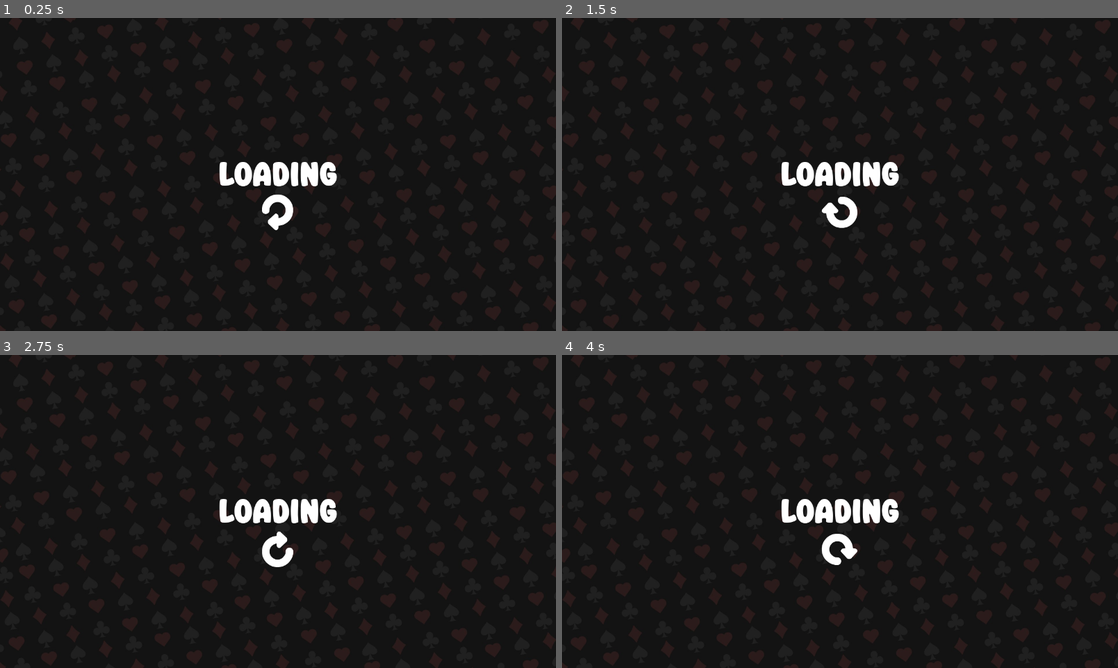
Above: before the commit, frames 1-4 (two rows, left to right).
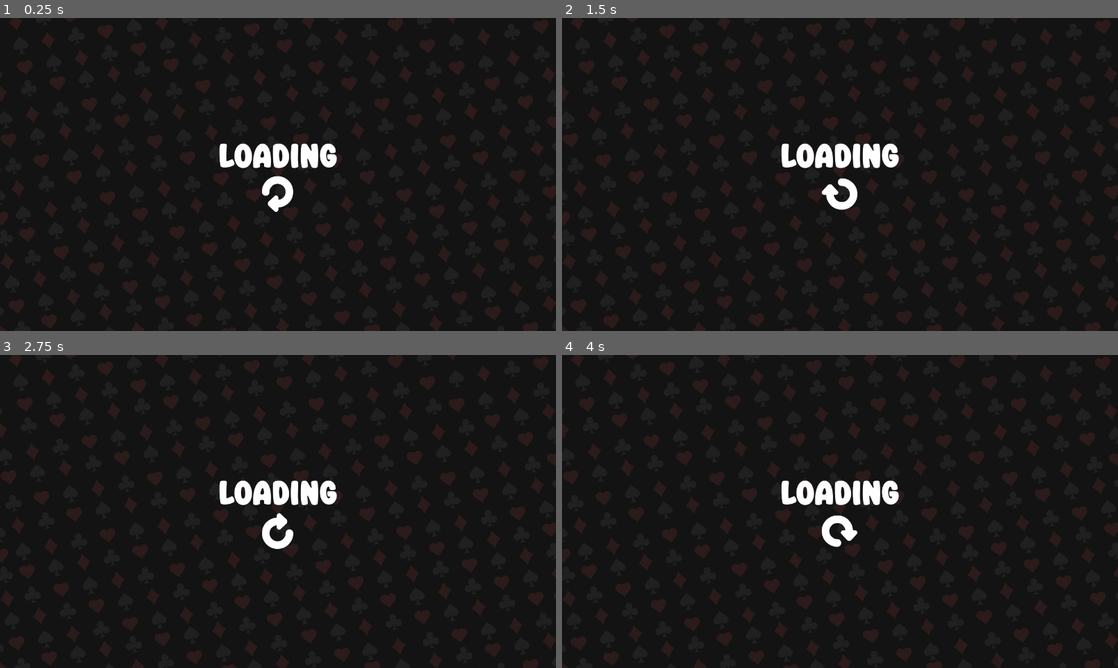
Above: after the commit, the same moments.

Repository: 0xEvsky/marboota-hearts-gm
Game: Godot game, scene res://game.tscn
The game is run twice, just before and just after one commit, with the same random seed, the same clock (stepped at 60 frames per second) and the same inputs.
Inputs:
- Up to frame 1 (0.25 s): no input
- Up to frame 2 (1.5 s): no input
- Up to frame 3 (2.75 s): no input
- Up to frame 4 (4 s): no input

The runs differ from the first frame. In frame 1, 2.5% of the frame differs, in the area x 39-61%, y 40-68%; in frame 2, 2.6%; in frame 3, 2.5%; in frame 4, 2.5%.

Commit message:
game communication base

Diff:
--- a/game/game.tscn
+++ b/game/game.tscn
@@ -63,7 +63,7 @@
 size_flags_vertical = 4
 texture = ExtResource("1_bjwno")
 expand_mode = 2
-stretch_mode = 4
+stretch_mode = 6
 
 [node name="LoadingCenter" type="CenterContainer" parent="UI/LoadingScreen"]
 layout_mode = 1
@@ -73,9 +73,9 @@
 anchor_right = 0.5
 anchor_bottom = 0.5
 offset_left = -213.0
-offset_top = -83.0
+offset_top = -125.0
 offset_right = 213.0
-offset_bottom = 83.0
+offset_bottom = 41.0
 grow_horizontal = 2
 grow_vertical = 2
 
--- a/game/project.godot
+++ b/game/project.godot
@@ -15,10 +15,21 @@
 config/features=PackedStringArray("4.3", "GL Compatibility")
 config/icon="res://icon.svg"
 
+[autoload]
+
+NetworkManager="*res://scripts/network_manager.gd"
+EventManager="*res://scripts/event_manager.gd"
+
 [display]
 
 window/size/viewport_width=1280
 window/size/viewport_height=720
+
+[file_customization]
+
+folder_colors={
+"res://build/": "gray"
+}
 
 [gui]
 
--- /dev/null
+++ b/game/scripts/event_manager.gd
@@ -0,0 +1,48 @@
+extends Node
+
+# Signals that don't need requests (make sure to subscribe to those)
+signal JOIN_received
+signal LEAVE_received
+signal SIT_received
+signal UNSIT_received
+
+var request_queue = []
+var response_queue = []
+
+func _process(_delta: float) -> void:
+    if !response_queue.is_empty():
+        _process_response_queue()
+
+func send_request(msg: Dictionary, on_success: Callable, on_error: Callable) -> void:
+    var message = msg
+    message["REQUESTID"] = "123" # TODO: Generate
+    request_queue.append({"message": message, "on_success": on_success, "on_error": on_error})
+    NetworkManager._write_json(msg)
+
+func _handle_message(msg: Dictionary) -> void:
+    response_queue.append(msg)
+    _process_response_queue()
+
+func _process_response_queue() -> void:
+    for res in response_queue:
+        if res["REQUESTID"] == request_queue.front()["REQUESTID"]:
+            if res["ACTION"] == "OK":
+                request_queue.front()["on_success"].call()
+            elif res["ACTION"] == "ERROR":
+                request_queue.front()["on_error"].call(res["MESSAGE"])
+            request_queue.pop_front()
+            response_queue.erase(res)
+            break
+
+func _dispatch(action: String) -> void:
+    match action:
+        "JOIN":
+            JOIN_received.emit()
+        "LEAVE":
+            LEAVE_received.emit()
+        "SIT":
+            SIT_received.emit()
+        "UNSIT":
+            UNSIT_received.emit()
+        _:
+            print("Invalid action")
--- /dev/null
+++ b/game/scripts/network_manager.gd
@@ -0,0 +1,71 @@
+extends Node
+
+var instance_id = "1234"
+var username = "Player"
+var user_id = "11223344"
+var icon_url = "https://google.com"
+
+var _backend_url = "ws://localhost:3000/ws"
+
+var _socket = WebSocketPeer.new()
+var authenticated = false
+var _auth_requested
+
+
+# Called when the node enters the scene tree for the first time.
+func _ready() -> void:
+	# TODO: Get data from JSbridge
+	var err = _socket.connect_to_url(_backend_url)
+	if err != OK:
+		print("Unable to connect")
+		set_process(false)
+
+
+
+# Called every frame. 'delta' is the elapsed time since the previous frame.
+func _process(_delta: float) -> void:
+	_socket.poll()
+
+	if _socket.get_ready_state() != WebSocketPeer.STATE_OPEN:
+		return
+
+	if !authenticated:
+		_handle_auth()
+		return
+
+	_read_loop()
+
+func _handle_auth() -> void:
+	if !_auth_requested:
+		var authMsg = {"ACTION": "AUTH", "INSTANCEID": instance_id,"USERID": user_id, "USERNAME": username, "ICONURL": icon_url}
+		_write_json(authMsg)
+		_auth_requested = true
+		return
+
+	var msg = _read_json()
+	if msg == {}:
+		return
+
+	if msg["ACTION"] == "OK":
+		authenticated = true
+		print("Authenticated!")
+	else:
+		# TODO: handle error
+		print("Authentication failed: " + msg["MESSAGE"] + ", exiting...")
+		set_process(false)
+
+func _read_loop() -> void:
+	var msg = _read_json()
+	if msg == {}:
+		return
+
+	EventManager._handle_message(msg)
+
+func _write_json(msg: Dictionary) -> void:
+	var msgJson = JSON.stringify(msg)
+	_socket.send_text(msgJson)
+
+func _read_json() -> Dictionary:
+	if _socket.get_available_packet_count():
+		return JSON.parse_string(_socket.get_packet().get_string_from_utf8())
+	return {}
